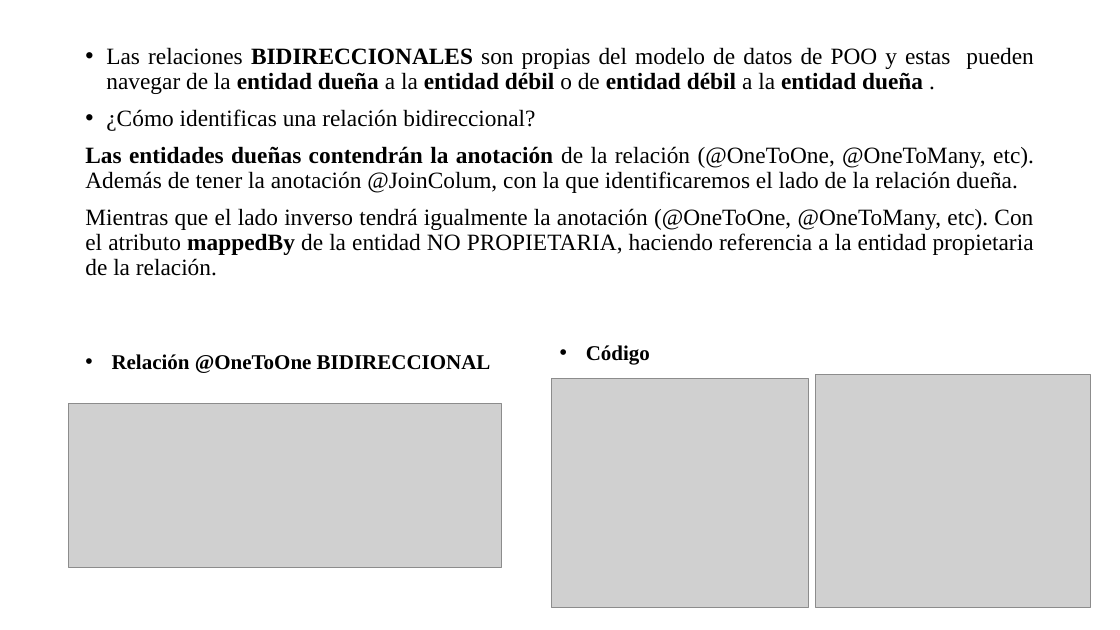
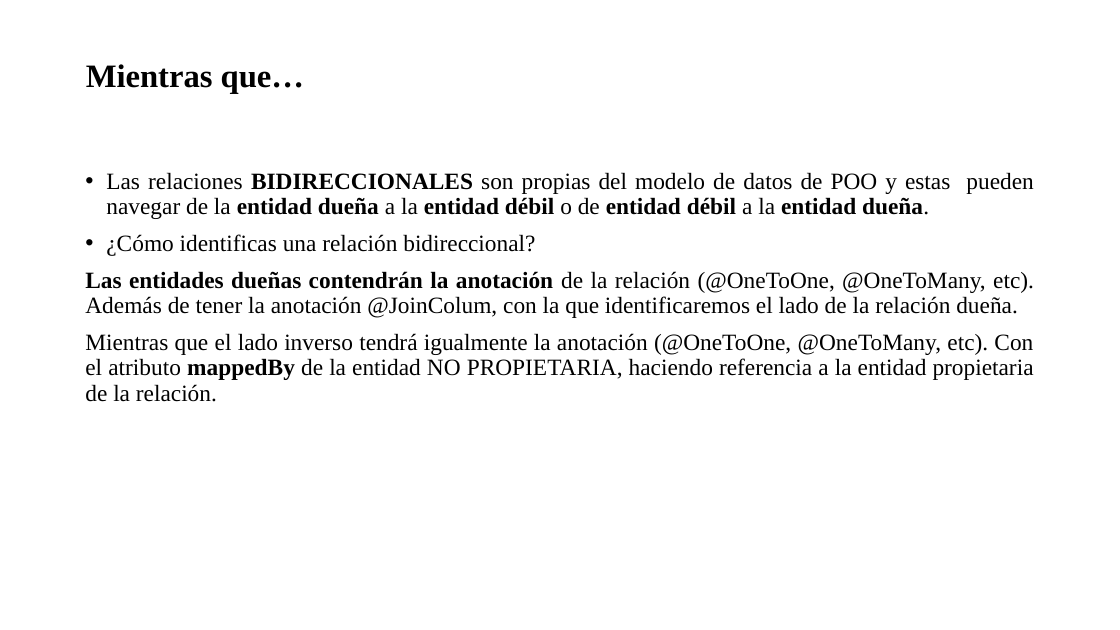
Before and after one commit to soycperez/jpa-concepts, a slide deck: slide 18 of JPA.pptx (slide 20 before the commit). Drawn at 1120x630 pixels with LibreOffice and Linux fonts; fonts in the diff are those of the drawing; grey boxes stand for pictures; background and template pictures are left out. Boxes give left, top, right and bottom in pixels: in the first picture for what was removed or moved away, otherwise in the second. Text is boxed around its words. In the diff, an @@ line names an element or a change of style, - is before the commit and + after.

```diff
--- a/JPA.pptx
+++ b/JPA.pptx
@@ title added at [86, 64, 304, 94], 28 pt, text #000000, bold @@
+Mientras que…
@@ text "Las relaciones BIDIRECCIONALES son propias ...": place and size @@
-text "Las relaciones BIDIRECCIONALES son propias ..." at [85, 47, 1034, 276]
+text "Las relaciones BIDIRECCIONALES son propias ..." at [85, 172, 1034, 402]
@@ text at [106, 172, 1033, 219]: spaces changed @@
-• Las relaciones BIDIRECCIONALES son propias del modelo de datos de POO y estas pueden navegar de la entidad dueña a la entidad débil o de entidad débil a la entidad dueña .
+• Las relaciones BIDIRECCIONALES son propias del modelo de datos de POO y estas pueden navegar de la entidad dueña a la entidad débil o de entidad débil a la entidad dueña.
@@ text removed at [112, 354, 491, 373] @@
-• Relación @OneToOne BIDIRECCIONAL
@@ text removed at [586, 345, 650, 365] @@
-• Código
@@ picture removed at [551, 379, 808, 607] @@
@@ picture removed at [816, 375, 1091, 607] @@
@@ picture removed at [68, 403, 502, 567] @@
```
Also in this commit, not shown: 1 other slide changed, 4 slides added, 3 slides removed.
